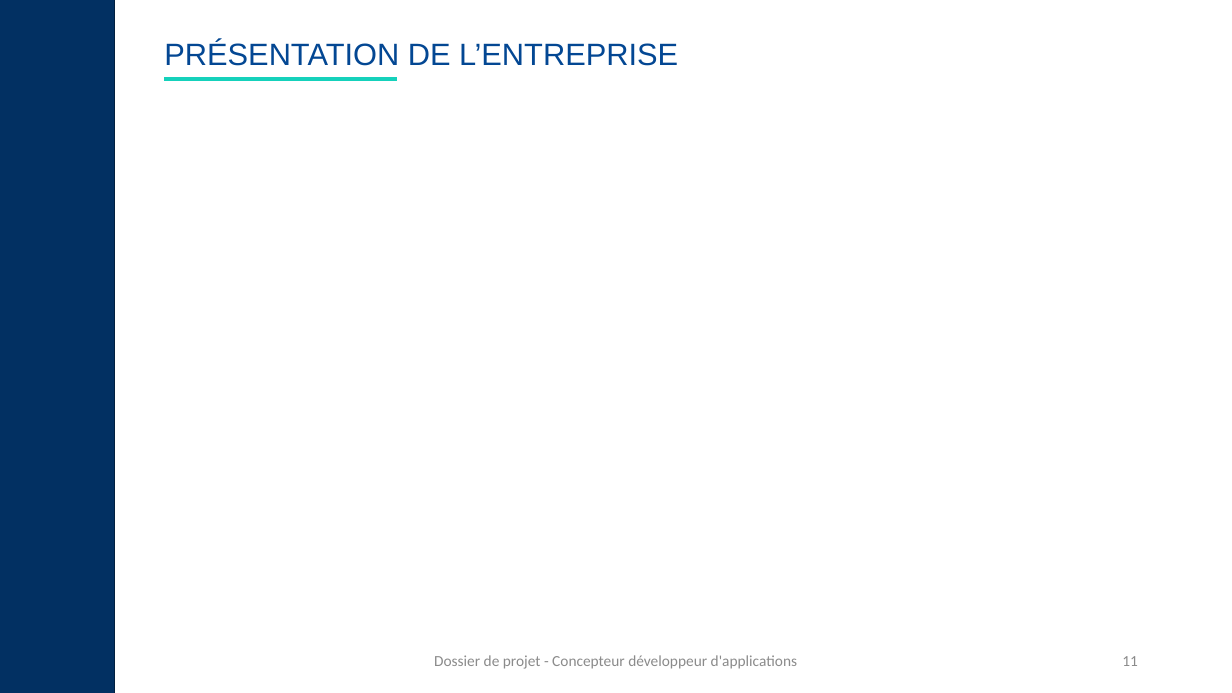
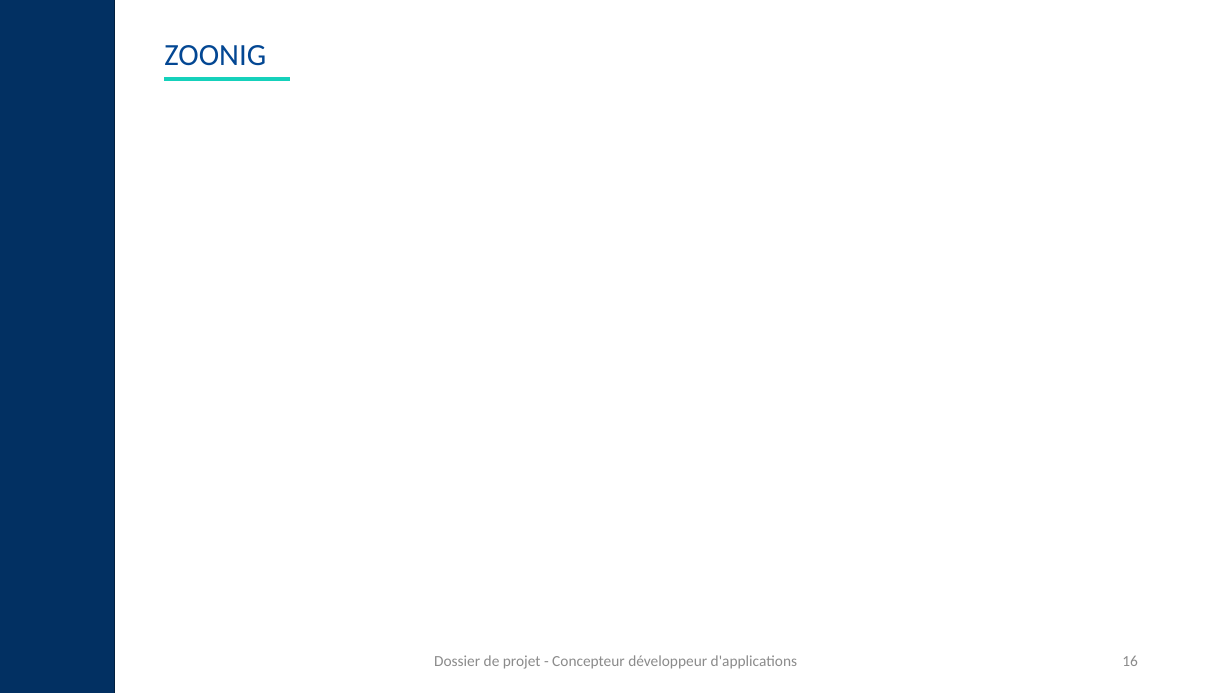
Before and after one commit to manelbenali06/BWM, a slide deck: slide 16 of back-end/docs/Réferentiels/Support-de-présentation-CDA-Modèle-à-compléter-nei8fp.pptx (slide 11 before the commit). Drawn at 1232x693 pixels with LibreOffice and Linux fonts; fonts in the diff are those of the drawing. Boxes give left, top, right and bottom in pixels: in the first picture for what was removed or moved away, otherwise in the second. Text is boxed around its words. In the diff, an @@ line names an element or a change of style, - is before the commit and + after.

```diff
--- a/back-end/docs/Réferentiels/Support-de-présentation-CDA-Modèle-à-compléter-nei8fp.pptx
+++ b/back-end/docs/Réferentiels/Support-de-présentation-CDA-Modèle-à-compléter-nei8fp.pptx
@@ title at box(164, 45, 266, 66): text changed; font Arial to Calibri @@
-PRÉSENTATION DE L’ENTREPRISE
+ZOONIG
@@ line moved from (165, 79) - (397, 79) to (165, 79) - (289, 79) @@
@@ page number at box(1122, 655, 1138, 666): text changed @@
-11
+16
```
Also in this commit, not shown: 19 other slides changed, 22 slides added, 8 other files.
